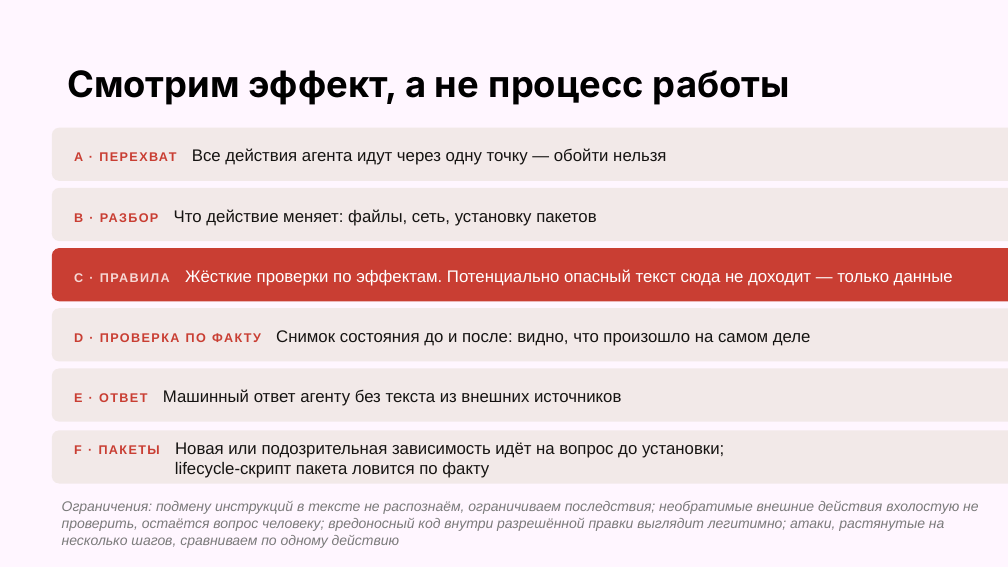
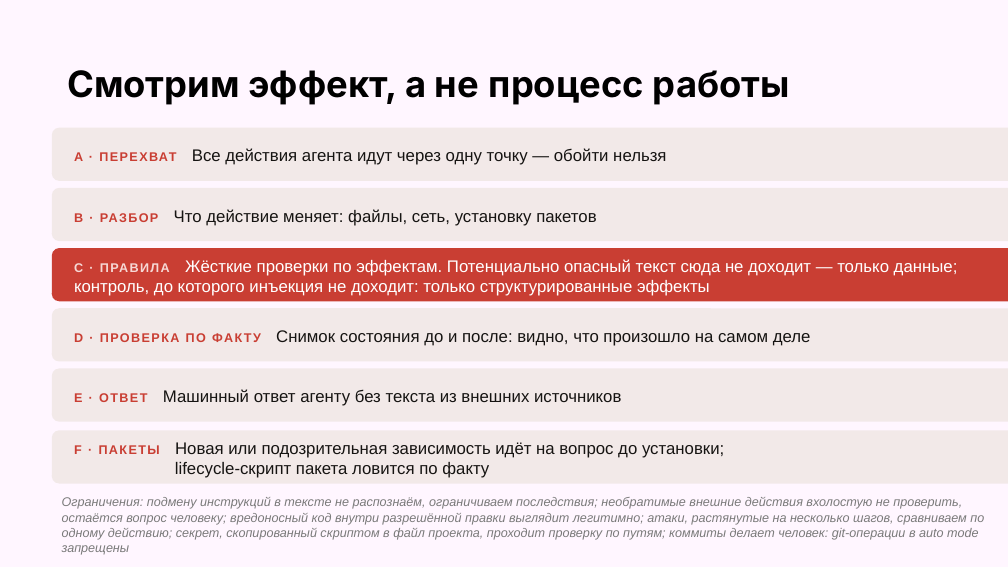
Before and after one commit to hchgssarwyh/kilocode, a slide deck: slide 4 of docs/auto-mode-hackathon/final/presentation-final.pptx. Drawn at 1008x567 pixels with LibreOffice and Linux fonts; fonts in the diff are those of the drawing. Boxes give left, top, right and bottom in pixels: in the first picture for what was removed or moved away, otherwise in the second. Text is boxed around its words. In the diff, an @@ line names an element or a change of style, - is before the commit and + after.

```diff
--- a/docs/auto-mode-hackathon/final/presentation-final.pptx
+++ b/docs/auto-mode-hackathon/final/presentation-final.pptx
@@ text in rounded rectangle at [74,259,958,296]: text changed @@
-C · ПРАВИЛА Жёсткие проверки по эффектам. Потенциально опасный текст сюда не доходит — только данные
+C · ПРАВИЛА Жёсткие проверки по эффектам. Потенциально опасный текст сюда не доходит — только данные; контроль, до которого инъекция не доходит: только структурированные эффекты
@@ text at [62,497,984,555]: text changed; size 10 to 9 pt @@
-Ограничения: подмену инструкций в тексте не распознаём, ограничиваем последствия; необратимые внешние действия вхолостую не проверить, остаётся вопрос человеку; вредоносный код внутри разрешённой правки выглядит легитимно; атаки, растянутые на несколько шагов, сравниваем по одному действию
+Ограничения: подмену инструкций в тексте не распознаём, ограничиваем последствия; необратимые внешние действия вхолостую не проверить, остаётся вопрос человеку; вредоносный код внутри разрешённой правки выглядит легитимно; атаки, растянутые на несколько шагов, сравниваем по одному действию; секрет, скопированный скриптом в файл проекта, проходит проверку по путям; коммиты делает человек: git-операции в auto mode запрещены
```
Also in this commit, not shown: 4 other slides changed.
